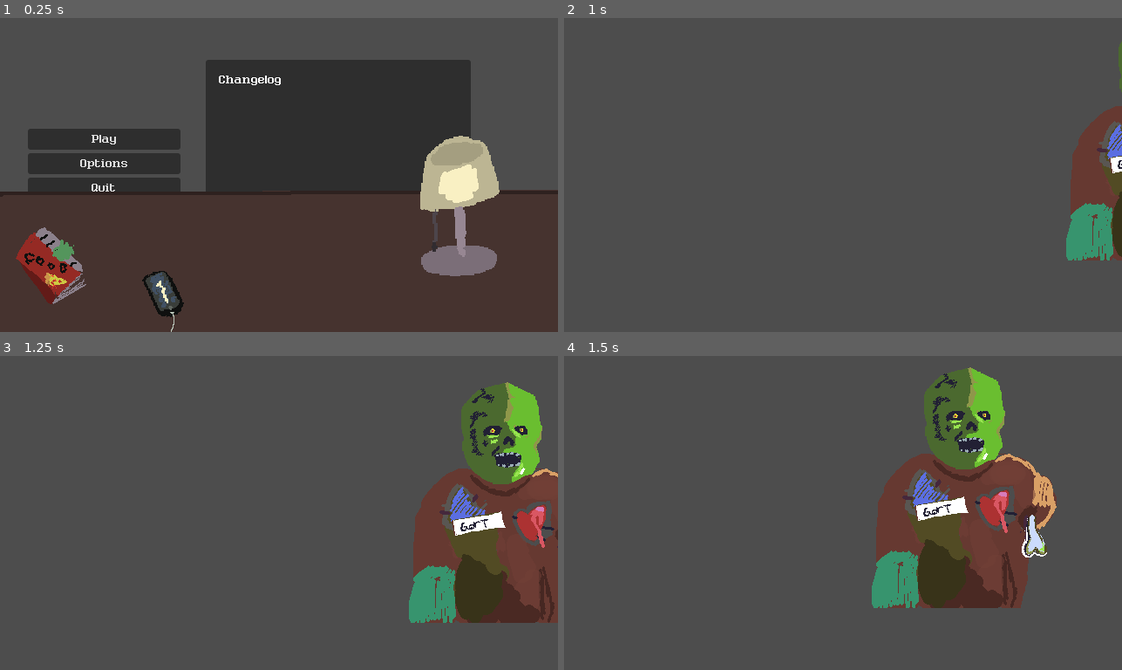
Above: before the commit, frames 1-4 (two rows, left to right).
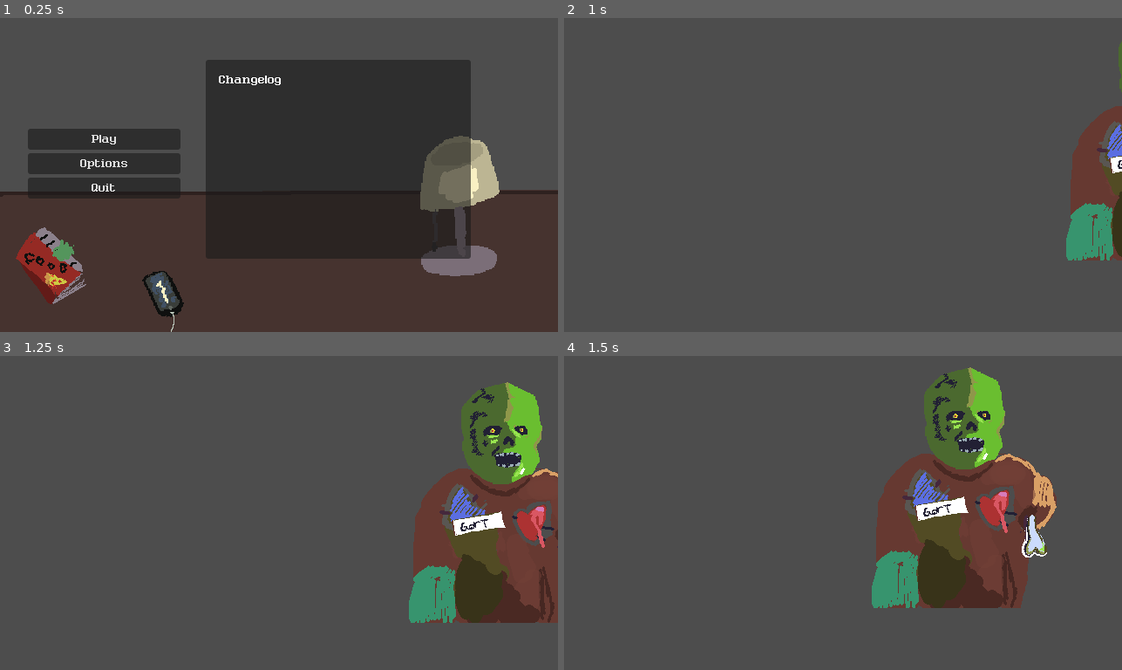
Above: after the commit, the same moments.

Repository: ImJulien/fallhacks
Game: Godot game, scene res://Scenes/menu.tscn
Same seed, same stepped clock (60 frames per second), same inputs: the game is played once before the commit and once after it. The engine's default icon, where the game draws it, is replaced by a stand-in: a white triangle on a blue panel in a dark square.
Inputs (mouse positions are in pixels of both pictures, inside the frame that each line leads up to):
- Up to frame 1 (0.25 s): no input
- Up to frame 2 (1 s): click "Play" at 0.5 s
- Up to frame 3 (1.25 s): no input
- Up to frame 4 (1.5 s): move the mouse to (965, 497) at 1.27 s; hold W (Up) from 1.28 s (still down); click (965, 497) at 1.42 s

The runs differ from the first frame. In frame 1, 11% of the frame differs, in the area x 5-85%, y 37-77%; in frame 2, nothing differs; in frame 3, nothing differs; in frame 4, nothing differs.

Commit message:
gort and menu layers

Diff:
--- a/Scenes/gort.tscn
+++ b/Scenes/gort.tscn
@@ -47,6 +47,9 @@
 animation = &"idle"
 script = ExtResource("2_78agy")
 
+[node name="AudioStreamPlayer2D" type="AudioStreamPlayer2D" parent="AnimatedSprite2D"]
+position = Vector2(-770, -181)
+
 [node name="UI" type="Control" parent="."]
 layout_mode = 3
 anchors_preset = 0
--- a/Scenes/menu.tscn
+++ b/Scenes/menu.tscn
@@ -1,8 +1,7 @@
-[gd_scene load_steps=25 format=3 uid="uid://kl1u2wqijagf"]
+[gd_scene load_steps=24 format=3 uid="uid://kl1u2wqijagf"]
 
 [ext_resource type="Script" uid="uid://dqmr0hcxhafeu" path="res://Scripts/menu.gd" id="1_con2f"]
 [ext_resource type="FontFile" uid="uid://cksnw3iylvwaj" path="res://Assets/Fonts/Ruler 9.ttf" id="2_cayip"]
-[ext_resource type="Script" path="res://Scripts/brightness.gd" id="2_xhh6f"]
 [ext_resource type="Texture2D" uid="uid://d3mvo5qufnpfs" path="res://Assets/Sprites/Topdesk/Topdesk1.png" id="4_h63v2"]
 [ext_resource type="Texture2D" uid="uid://bvcqungaevde4" path="res://Assets/Sprites/Topdesk/Topdesk2.png" id="5_l6llh"]
 [ext_resource type="Texture2D" uid="uid://ck0e4ushb6uw2" path="res://Assets/Sprites/Topdesk/Topdesk3.png" id="6_ocger"]
@@ -107,6 +106,7 @@
 script = ExtResource("1_con2f")
 
 [node name="MarginContainer" type="MarginContainer" parent="."]
+z_index = 10
 layout_mode = 1
 anchors_preset = 4
 anchor_top = 0.5
@@ -136,6 +136,7 @@
 text = "Quit"
 
 [node name="Windows" type="Panel" parent="."]
+z_index = 10
 layout_mode = 0
 offset_left = 236.0
 offset_top = 48.0
@@ -235,7 +236,6 @@
 layout_mode = 2
 size_flags_horizontal = 3
 size_flags_vertical = 4
-script = ExtResource("2_xhh6f")
 
 [node name="ChangelogWindow" type="VBoxContainer" parent="Windows/Margins"]
 layout_mode = 2
--- a/Scripts/gort.gd
+++ b/Scripts/gort.gd
@@ -2,6 +2,8 @@
 
 @onready var move_tween := create_tween()
 @onready var bounce_tween := create_tween()
+@onready var gortSound := preload('res://Assets/Sounds/Gort/zombie1.wav')
+@onready var audio_player := $AudioStreamPlayer2D
 
 func _ready() -> void:
 	play("walk")  #walk animation
@@ -28,3 +30,5 @@
 		play("idle")  #idle anim
 		#call the dialogue system singleton with desired aggression level
 		Dialogue.start_dialogue(Enums.AggressionLevel.PASSIVE, Enums.Customers.GORT)
+		audio_player.stream = gortSound
+		audio_player.play()
Not shown, added: Assets/Sounds/Gort/zombie1.wav.import
Not shown, added: Assets/Sounds/Gort/zombietalk1.wav.import
Not shown, added: Assets/Sounds/Gort/zombie1.wav
Not shown, added: Assets/Sounds/Gort/zombietalk1.wav
